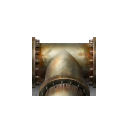
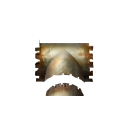
Before/after of a 128x128 layered artwork. What changed in the layer stack:
hid "Layer 1" over [32, 37, 96, 97]
